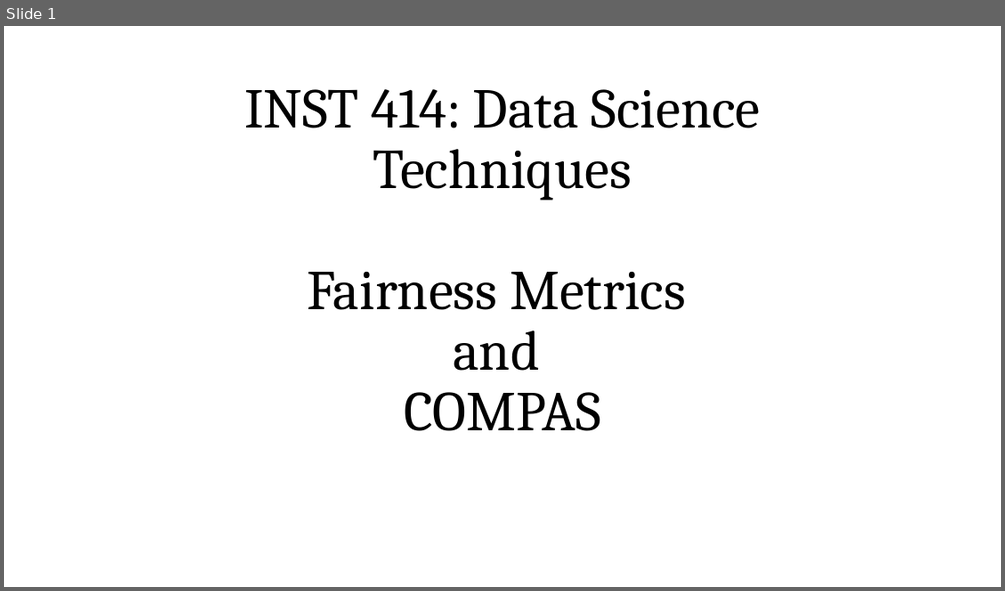
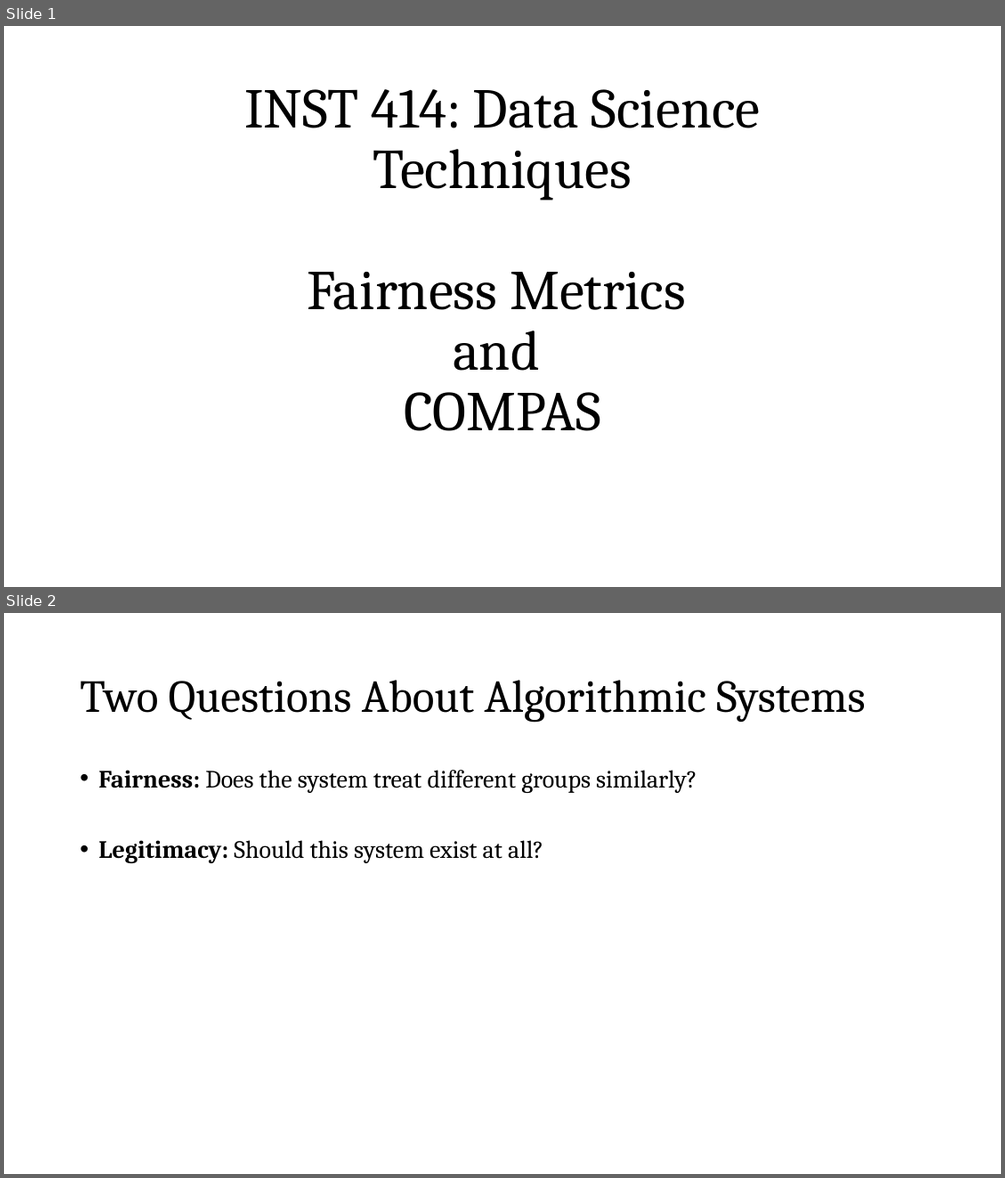
Before and after one commit to zjelveh/zjelveh.github.io, a slide deck: files/inst414_spring2026/lectures/lecture_11a_fairness_metrics_compas.pptx. Shown one above the other, each under a label of ours: slide 1 before the commit, slides 1 and 2 after it. The pictures are 1005x591 and 1005x1178 pixels, drawn with LibreOffice and Linux fonts; fonts in the diff are those of the drawing. Boxes give left, top, right and bottom in pixels: in the first picture for what was removed or moved away, otherwise in the second. Text is boxed around its words. In the diff, an @@ line names an element or a change of style, - is before the commit and + after.

```diff
--- a/files/inst414_spring2026/lectures/lecture_11a_fairness_metrics_compas.pptx
+++ b/files/inst414_spring2026/lectures/lecture_11a_fairness_metrics_compas.pptx
@@ slide 2 added at (4,613,1001,1174), background #FFFFFF @@
@@ title added at (80,680,865,722), 44 pt, text #000000 @@
+Two Questions About Algorithmic Systems
@@ text added at (98,770,696,863), 24 pt, text #000000 @@
+• Fairness: Does the system treat different groups similarly?
+• Legitimacy: Should this system exist at all?
```
Also in this commit, not shown: 3 other slides added.
